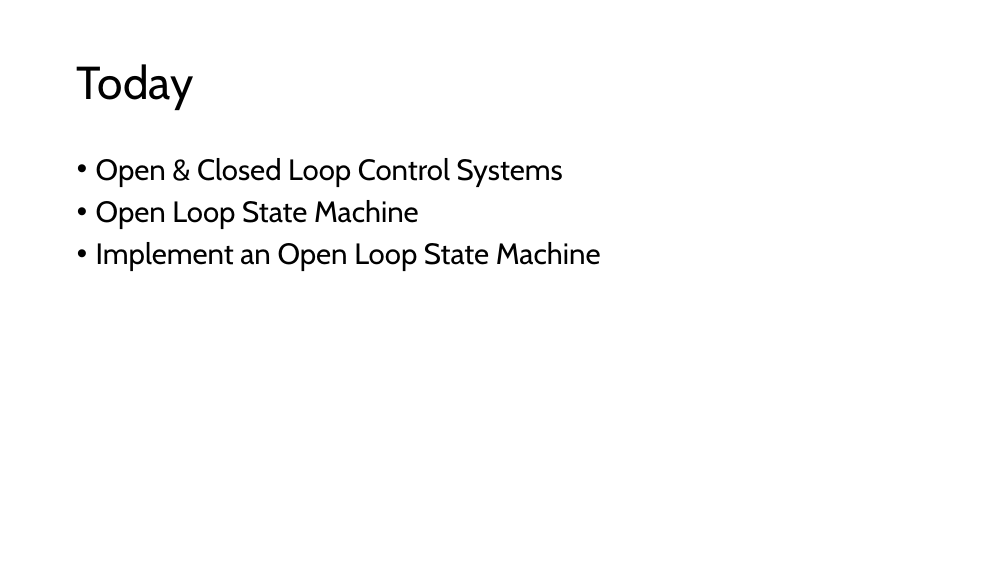
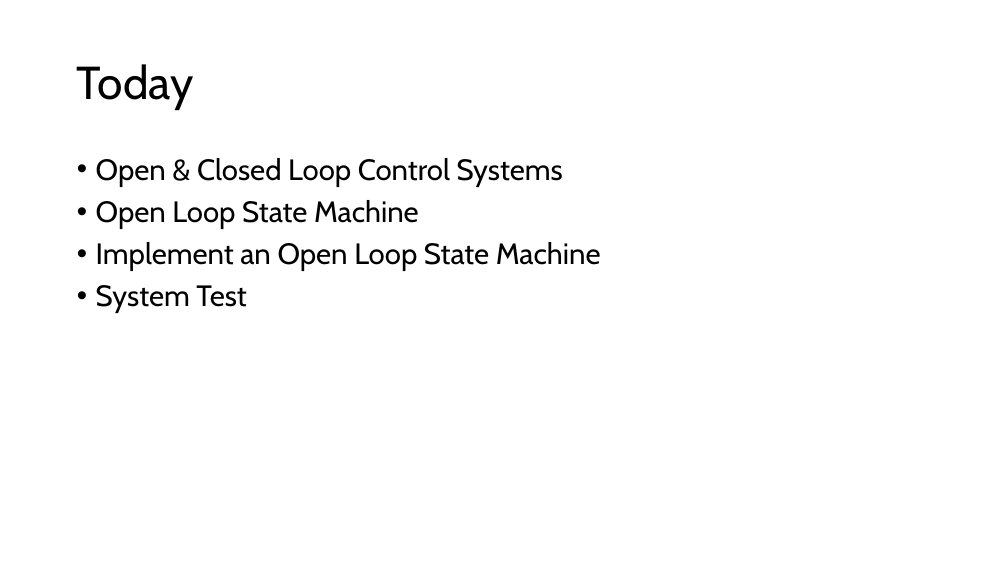
Before and after one commit to TempeHS/MicroPython_OOP_Pi_Pico_Mini_Project_Source, a slide deck: slide 3 of tutorials/presentations/Lecture7.pptx. Drawn at 1008x567 pixels with LibreOffice and Linux fonts; fonts in the diff are those of the drawing. Boxes give left, top, right and bottom in pixels: in the first picture for what was removed or moved away, otherwise in the second. Text is boxed around its words. In the diff, an @@ line names an element or a change of style, - is before the commit and + after.

```diff
--- a/tutorials/presentations/Lecture7.pptx
+++ b/tutorials/presentations/Lecture7.pptx
@@ text at bbox=[96, 285, 246, 313]: paragraph added @@
+• System Test
```
Also in this commit, not shown: 8 slides added, 1 slide removed, 16 other files.
